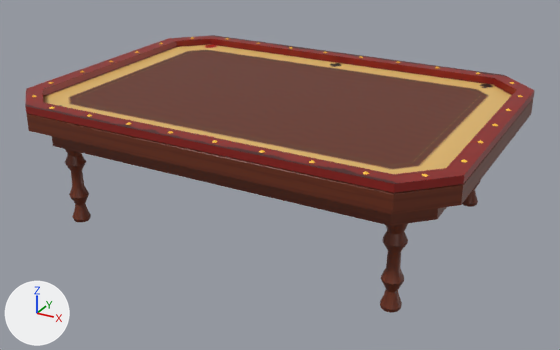
An edit to the FBX model Assets/ZonkContent/Art/Models/Tables/Table_Gambling.fbx, drawn before and after from the same camera.
The view is the same before and after, from a 50 mm lens placed at (4.5, -8.17, 3.01), pointed at (0.07, -0.1, -1.02). Every picture has the same lights, and +X, +Y and +Z are marked at lower left. The first picture is the older version. Where no turn or scale is listed for an object, it has been applied to the vertices.

The older version as bpy lines, for what is in view:
```python
me_table_gambling = bpy.data.meshes.new('Table_Gambling')
me_table_gambling.from_pydata(...)  # 722 vertices, 768 faces; spans x -2.8..2.8, y -2.0..2.0, z -1.6..0.11
me_table_gambling.materials.append(mat_table_gambling)  # picture img_table_gambling_png
ob_table_gambling = bpy.data.objects.new('Table_Gambling', me_table_gambling)
ob_table_gambling.location = (0.0, 0.0, 0.0)
```
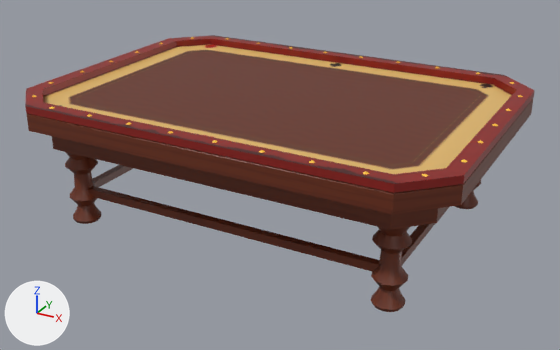
What differs and where, as boxes [x1, y1, x2, y2] in the pictures (560 x 350 px; the box of a moved part takes in the faces that stretch with it):
'Table_Gambling', reshaped
    before: [25, 35, 535, 313]
    after: [25, 35, 535, 312]
part 1 of me_table_gambling, added
    after: [88, 186, 380, 272]
part 2 of me_table_gambling, added
    after: [92, 165, 133, 187]
part 3 of me_table_gambling, added (brown)
    after: [402, 223, 436, 265]
part 4 of me_table_gambling, moved or reshaped
    before: [52, 136, 481, 313]
    after: [52, 136, 481, 312]
part 5 of me_table_gambling, surface changed
    before: [69, 166, 91, 222]
    after: [74, 159, 101, 223]

What the commit changed:
me_table_gambling is used by ob_table_gambling; location (0.0, 0.0, 0.0).
me_table_gambling had 722 vertices, 768 faces and spanned x -2.8..2.8, y -2.0..2.0, z -1.6..0.11.
me_table_gambling now has 850 vertices, 878 faces and spans x -2.8..2.8, y -2.0..2.0, z -1.6..0.11.
me_table_gambling part 1: a new loose piece, a box spanning x -2.1..2.1, y -1.45..-1.35, z -1.23..-1.13, in mat_table_gambling (picture img_table_gambling_png).
me_table_gambling part 2: a new loose piece, a box spanning x -2.15..-2.05, y -1.4..1.4, z -1.23..-1.13, in mat_table_gambling (picture img_table_gambling_png).
me_table_gambling part 3: a new loose piece, a box spanning x 2.05..2.15, y -1.4..1.4, z -1.23..-1.13, in mat_table_gambling (picture img_table_gambling_png).
me_table_gambling part 4: 107 vertices moved from x -2.55..2.55, y -1.75..1.75, z -1.6..-0.48 to x -2.55..2.55, y -1.75..1.75, z -1.6..-0.52; 341 vertices removed from x -2.29..2.29, y -1.58..1.58, z -1.6..-0.48; 429 vertices added at x -2.32..2.32, y -1.62..1.62, z -1.6..-0.52.
me_table_gambling part 5: 51 kept faces spanning x -2.31..-1.91, y -1.59..-1.18, z -1.6..-0.52 get new texture (UV) coordinates.
Other edits to the shape of me_table_gambling do not show in these pictures.
